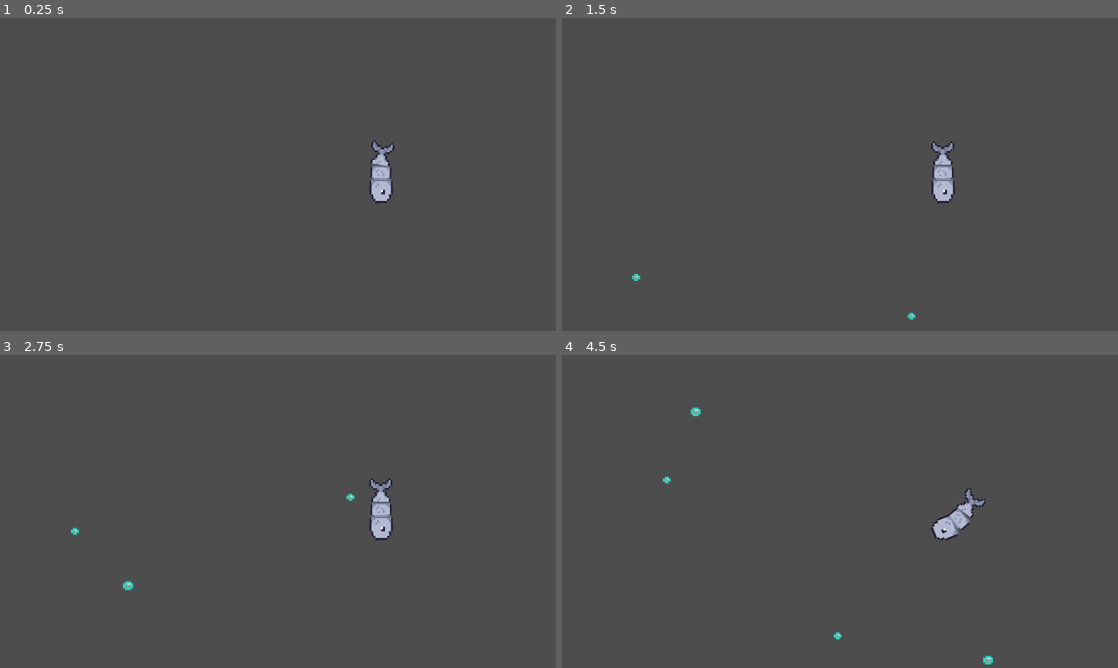
Above: before the commit, frames 1-4 (two rows, left to right).
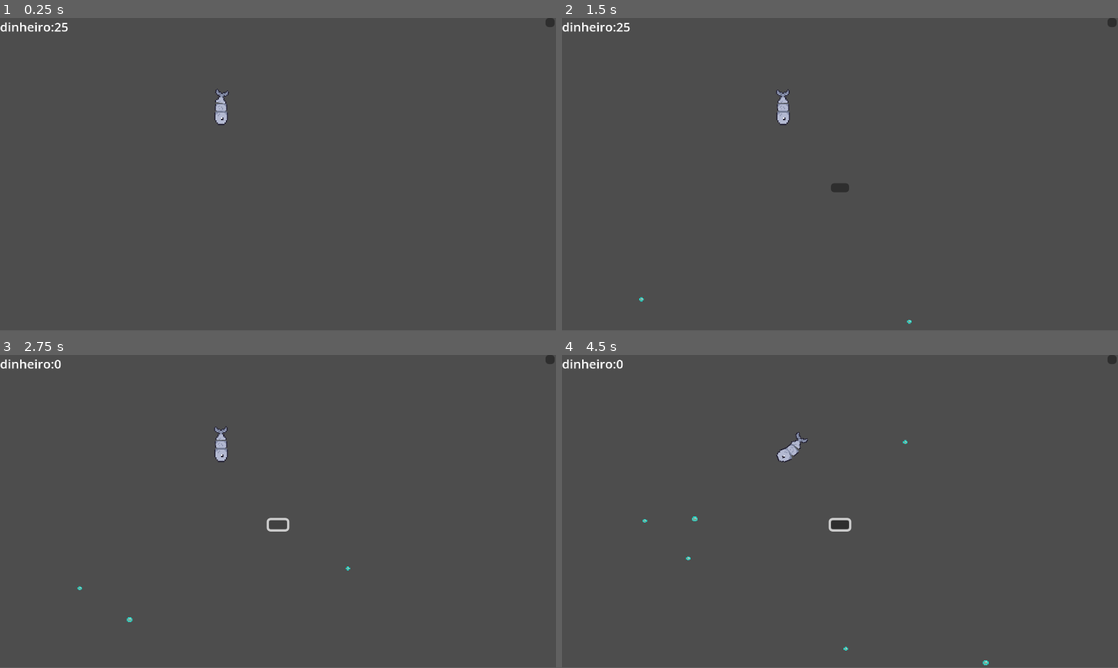
Above: after the commit, the same moments.

Repository: EduKMilke/projetos-aleat-rios
Game: Godot game, scene res://cenas/jogo.tscn
Same seed, same stepped clock (60 frames per second), same inputs: the game is played once before the commit and once after it. The engine's default icon, where the game draws it, is replaced by a stand-in: a white triangle on a blue panel in a dark square.
Inputs (mouse positions are in pixels of both pictures, inside the frame that each line leads up to):
- Up to frame 1 (0.25 s): no input
- Up to frame 2 (1.5 s): click (1112, 21) at 0.52 s; click (795, 149) at 1.27 s
- Up to frame 3 (2.75 s): click (278, 524) at 2.02 s
- Up to frame 4 (4.5 s): move the mouse to (634, 530) at 2.77 s; hold Right (ui_right) 2.78-3.53 s; click (634, 530) at 2.92 s; move the mouse to (873, 401) at 3.52 s; hold Left (ui_left) 3.53-4.28 s; click (873, 401) at 3.67 s; move the mouse to (689, 436) at 4.27 s; hold Right (ui_right) from 4.28 s (still down); click (689, 436) at 4.42 s
In our replay, the window is 800x450 before the commit and 800x449 after it. These sizes can differ from the game's own. Grey fills any space a smaller window leaves; there, only what the larger window draws over its background counts as a difference.

The runs differ from the first frame. In frame 1, 1.0% of the frame differs, in the area x 0-100%, y 0-60%; in frame 2, 1.2%; in frame 3, 1.2%; in frame 4, 1.4%, in the area x 0-100%, y 0-100%.

Commit message:
gacha em desenvolvimento

Diff:
--- a/whey/cenas/jogo.tscn
+++ b/whey/cenas/jogo.tscn
@@ -1,7 +1,8 @@
-[gd_scene load_steps=3 format=3 uid="uid://dxba4lcggh5o7"]
+[gd_scene load_steps=4 format=3 uid="uid://dxba4lcggh5o7"]
 
 [ext_resource type="PackedScene" uid="uid://bqcwdol1b2sh4" path="res://obj/peixe.tscn" id="2_2afjo"]
 [ext_resource type="PackedScene" uid="uid://c1tlvj7cngrf7" path="res://obj/gera_bolha.tscn" id="2_32vai"]
+[ext_resource type="PackedScene" uid="uid://coavfl2r4g620" path="res://obj/loja.tscn" id="3_1frua"]
 
 [node name="Jogo" type="Node2D"]
 
@@ -9,3 +10,5 @@
 position = Vector2(-1, 0)
 
 [node name="Node2D2" parent="." instance=ExtResource("2_32vai")]
+
+[node name="Node2D3" parent="." instance=ExtResource("3_1frua")]
--- /dev/null
+++ b/whey/obj/inventario.tscn
@@ -0,0 +1,49 @@
+[gd_scene load_steps=3 format=3 uid="uid://c8ip2ilj3b0ke"]
+
+[ext_resource type="Script" uid="uid://4cfy113q3plv" path="res://script/inventario.gd" id="1_smvdb"]
+[ext_resource type="Texture2D" uid="uid://y6s7gnbm20hw" path="res://icon.svg" id="2_bnejn"]
+
+[node name="Node2D" type="Node2D"]
+script = ExtResource("1_smvdb")
+
+[node name="Sprite2D" type="Sprite2D" parent="."]
+texture = ExtResource("2_bnejn")
+
+[node name="Sprite2D2" type="Sprite2D" parent="."]
+modulate = Color(0, 0, 0, 1)
+position = Vector2(-40, -7.999999)
+scale = Vector2(0.31249997, 0.3125)
+texture = ExtResource("2_bnejn")
+
+[node name="Sprite2D3" type="Sprite2D" parent="."]
+modulate = Color(0, 0, 0, 1)
+position = Vector2(7.6293945e-06, -8)
+scale = Vector2(0.3125, 0.3125)
+texture = ExtResource("2_bnejn")
+
+[node name="Sprite2D4" type="Sprite2D" parent="."]
+modulate = Color(0, 0, 0, 1)
+position = Vector2(40, -8)
+scale = Vector2(0.3125, 0.3125)
+texture = ExtResource("2_bnejn")
+
+[node name="Button" type="Button" parent="."]
+offset_left = -16.0
+offset_top = 32.0
+offset_right = 16.0
+offset_bottom = 40.0
+
+[node name="Button2" type="Button" parent="."]
+offset_left = 66.0
+offset_top = -4.0
+offset_right = 104.0
+offset_bottom = 5.0
+
+[node name="Button3" type="Button" parent="."]
+offset_left = -103.0
+offset_top = -5.0
+offset_right = -65.0
+offset_bottom = 4.0
+
+[connection signal="pressed" from="Button" to="." method="_on_button_pressed"]
+[connection signal="pressed" from="Button2" to="." method="_on_button_2_pressed"]
--- a/whey/obj/loja.tscn
+++ b/whey/obj/loja.tscn
@@ -1,7 +1,36 @@
-[gd_scene format=3 uid="uid://coavfl2r4g620"]
+[gd_scene load_steps=2 format=3 uid="uid://coavfl2r4g620"]
+
+[ext_resource type="Script" uid="uid://c1mdydmtnsafc" path="res://script/loja.gd" id="1_pap7e"]
 
 [node name="Node2D" type="Node2D"]
+script = ExtResource("1_pap7e")
 
-[node name="Button" type="Button" parent="."]
+[node name="inicio" type="Button" parent="."]
 offset_right = 8.0
 offset_bottom = 8.0
+
+[node name="Button2" type="Button" parent="."]
+offset_left = 128.0
+offset_top = 16.0
+offset_right = 192.0
+offset_bottom = 112.0
+pivot_offset = Vector2(32, 48)
+
+[node name="Button3" type="Button" parent="."]
+offset_left = 264.0
+offset_top = 16.0
+offset_right = 328.0
+offset_bottom = 112.0
+pivot_offset = Vector2(32, 48)
+
+[node name="Label" type="Label" parent="."]
+offset_left = 72.0
+offset_top = 8.0
+offset_right = 111.0
+offset_bottom = 31.0
+theme_override_font_sizes/font_size = 11
+text = "hjikh"
+
+[connection signal="pressed" from="inicio" to="." method="_on_button_pressed"]
+[connection signal="pressed" from="Button2" to="." method="_on_button_2_pressed"]
+[connection signal="pressed" from="Button3" to="." method="_on_button_3_pressed"]
--- /dev/null
+++ b/whey/obj/maquina.tscn
@@ -0,0 +1,16 @@
+[gd_scene load_steps=2 format=3 uid="uid://di7jtaucob547"]
+
+[ext_resource type="Script" uid="uid://buhhi0evudug5" path="res://script/maquina.gd" id="1_pokhh"]
+
+[node name="Node2D" type="Node2D"]
+script = ExtResource("1_pokhh")
+
+[node name="AnimatedSprite2D" type="AnimatedSprite2D" parent="."]
+
+[node name="Button" type="Button" parent="."]
+offset_left = -8.0
+offset_top = 8.0
+offset_right = 8.0
+offset_bottom = 16.0
+
+[connection signal="pressed" from="Button" to="." method="_on_button_pressed"]
--- a/whey/obj/peixe.tscn
+++ b/whey/obj/peixe.tscn
@@ -2,9 +2,9 @@
 
 [ext_resource type="Script" uid="uid://dxq0ttts2o60c" path="res://script/peixe.gd" id="1_5gys2"]
 [ext_resource type="Script" uid="uid://drrl1jctso6q6" path="res://script/cabeca.gd" id="1_evbt0"]
-[ext_resource type="Texture2D" uid="uid://dt0wv88ne68wc" path="res://assets/pexe/pexe1.png" id="3_c42tw"]
-[ext_resource type="Texture2D" uid="uid://dxt8egl8q6ht0" path="res://assets/pexe/pexe2.png" id="4_2i2fb"]
-[ext_resource type="Texture2D" uid="uid://r1evwwqb1hkj" path="res://assets/pexe/pexe3.png" id="5_f0iud"]
+[ext_resource type="Texture2D" uid="uid://dt0wv88ne68wc" path="res://assets/pexe/cabeças/pexe1.png" id="3_c42tw"]
+[ext_resource type="Texture2D" uid="uid://dxt8egl8q6ht0" path="res://assets/pexe/meio/pexe1.png" id="4_2i2fb"]
+[ext_resource type="Texture2D" uid="uid://r1evwwqb1hkj" path="res://assets/pexe/cauda/pexe1.png" id="5_f0iud"]
 
 [sub_resource type="RectangleShape2D" id="RectangleShape2D_b7efc"]
 size = Vector2(18, 16)
--- a/whey/project.godot
+++ b/whey/project.godot
@@ -15,6 +15,10 @@
 config/features=PackedStringArray("4.5", "Forward Plus")
 config/icon="res://icon.svg"
 
+[autoload]
+
+Global="*res://script/global.gd"
+
 [display]
 
 window/size/viewport_width=500
@@ -22,7 +26,7 @@
 window/size/transparent=true
 window/size/window_width_override=1152
 window/size/window_height_override=648
-window/stretch/scale=4.05
+window/stretch/scale=2.35
 window/per_pixel_transparency/allowed=true
 
 [input]
--- a/whey/script/bolha.gd
+++ b/whey/script/bolha.gd
@@ -29,4 +29,5 @@
 		queue_free()
 func _on_area_2d_input_event(_viewport: Node, event: InputEvent, _shape_idx: int) -> void:
 	if event is InputEventMouseButton:
+		Global.din+=1
 		queue_free()
--- /dev/null
+++ b/whey/script/global.gd
@@ -0,0 +1,17 @@
+extends Node
+var din:int=25
+
+var comum= [
+	[preload("res://icon.svg"), preload("res://icon.svg"),preload("res://icon.svg"),0],
+	[preload("res://assets/pexe/cabeças/pexe3.png"),preload("res://assets/pexe/meio/pexe3.png"),preload("res://assets/pexe/cauda/pexe3.png"),0]
+]
+
+var incomum = [
+	["res://assets/pexe/cabeças/pexe3.png","res://assets/pexe/meio/pexe3.png","res://assets/pexe/cauda/pexe3.png",0],
+]
+var raro = [
+	["res://assets/pexe/cabeças/pexe2.png","res://assets/pexe/meio/pexe2.png","res://assets/pexe/cauda/pexe2.png",0]
+]
+var lendario=[
+	[]
+]
--- /dev/null
+++ b/whey/script/inventario.gd
@@ -0,0 +1,50 @@
+extends Node2D
+
+@onready var ini=$Sprite2D2
+@onready var meio=$Sprite2D3
+@onready var fim=$Sprite2D4
+var linc=Global.comum.size()
+var lini=Global.incomum.size()
+var linr=Global.raro.size()
+var linl=Global.lendario.size()
+
+var col=Global.comum[0].size()
+var coli=Global.incomum[0].size()
+var colr=Global.raro[0].size()
+var coll=Global.lendario[0].size()
+
+var spr1=[null,null,null]
+var atur=null
+var tm=0
+func _ready() -> void:
+
+	ini.texture=Global.comum[0][0]
+	meio.texture= Global.comum[0][1]
+	fim.texture = Global.comum[0][2]
+	atur=Global.comum
+func _process(_delta: float) -> void:
+	pass
+
+
+func _on_button_pressed() -> void:
+	for i in range(linc):
+		if Global.comum[i-1][col-1]:
+			for a in range(col):
+				print(Global.comum[i-1][a])
+				if Global.comum[i-1][a] is int :
+					return
+				ini.texture=Global.comum[i-1][a]
+func _on_button_2_pressed() -> void:
+	tm+=1
+	if tm>linc and atur==Global.comum:
+		atur=Global.incomum
+		tm=0
+	elif tm>lini and atur==Global.incomum:
+		atur=Global.raro
+		tm=0
+	elif tm>linr and atur==Global.raro:
+		atur=Global.lendario
+		tm=0
+	elif tm>linl and atur==Global.lendario:
+		atur=Global.comum
+		tm=0
--- /dev/null
+++ b/whey/script/loja.gd
@@ -0,0 +1,54 @@
+extends Node2D
+var aparece =-1
+@onready var b_ini=$inicio
+@onready var b_compra=$Button2
+@onready var b_invt=$Button3
+@onready var l_din=$Label
+@onready var maquina = preload("res://obj/maquina.tscn")
+@onready var invent= preload("res://obj/inventario.tscn")
+var _imaq=null
+var _iinv=null
+func _ready() -> void:
+
+	b_compra.position.x=get_viewport_rect().size.x /2-70
+	b_invt.position.x=get_viewport_rect().size.x /2+10
+	b_compra.position.y=get_viewport_rect().size.y /4
+	b_invt.position.y=get_viewport_rect().size.y /4
+	l_din.position.x=0
+	l_din.position.y=0
+	b_ini.position.x=get_viewport_rect().size.x/1.02
+
+func _process(_delta: float) -> void:
+	if aparece==1:
+		b_compra.visible=true
+		b_invt.visible=true
+	else:
+		b_compra.visible=false
+		b_invt.visible=false
+
+	l_din.text="dinheiro:"+str(Global.din)
+	if aparece==1 and _imaq!=null:
+		_imaq.queue_free()
+
+	if aparece==1 and _iinv!=null:
+		_iinv.queue_free()
+func _on_button_pressed() -> void:
+	aparece*=-1
+func _on_button_2_pressed() -> void:
+	aparece_m()
+func _on_button_3_pressed() -> void:
+	aparece_i()
+func aparece_m()->void:
+	_imaq=maquina.instantiate()
+	aparece=-1
+	add_child(_imaq)
+
+	_imaq.position.x=get_viewport_rect().size.x/2
+	_imaq.position.y=get_viewport_rect().size.y/2
+func aparece_i()->void:
+	_iinv=invent.instantiate()
+	aparece=-1
+	add_child(_iinv)
+
+	_iinv.position.x=get_viewport_rect().size.x/2
+	_iinv.position.y=get_viewport_rect().size.y/2
--- /dev/null
+++ b/whey/script/maquina.gd
@@ -0,0 +1,25 @@
+extends Node2D
+
+@onready var comp=$Button
+var anum: int
+var col=0
+var lin=0
+func _ready() -> void:
+	pass
+
+func _process(_delta: float) -> void:
+	randomize()
+
+
+func _on_button_pressed() -> void:
+	if Global.din>=25:
+		Global.din-=25
+		anum=randi_range(0,100)
+		if anum<=40:
+			lin=Global.comum.size()
+			col=Global.comum[0].size()
+			Global.comum[randi_range(0,lin-1)][col-1]=0
+		elif anum <=75:
+			lin=Global.incomum.size()
+			col=Global.incomum[0].size()
+			Global.incomum[randi_range(0,lin-1)][col-1]=0
--- a/whey/script/peixe.gd
+++ b/whey/script/peixe.gd
@@ -3,7 +3,9 @@
 @onready var cab = $cabeca
 @onready var meio = $meio
 @onready var fim = $fim
-
+@onready var s_cab=$cabeca/Sprite2D
+var lin=Global.comum.size()
+var col=Global.comum[0].size()
 const dist := 10.0
 const desloc = 0.35
 
Renamed: whey/assets/pexe/pexe1.png -> whey/assets/pexe/cabeças/pexe1.png
Not shown, added: whey/assets/pexe/cabeças/pexe1.png.import
Binary file added: whey/assets/pexe/cabeças/pexe2.png
Not shown, changed: whey/assets/pexe/cabeças/pexe2.png.import
Binary file added: whey/assets/pexe/cabeças/pexe3.png
Not shown, added: whey/assets/pexe/cabeças/pexe3.png.import
Renamed: whey/assets/pexe/pexe3.png -> whey/assets/pexe/cauda/pexe1.png
Not shown, changed: whey/assets/pexe/cauda/pexe1.png.import
Binary file added: whey/assets/pexe/cauda/pexe2.png
Not shown, added: whey/assets/pexe/cauda/pexe2.png.import
Binary file added: whey/assets/pexe/cauda/pexe3.png
Not shown, added: whey/assets/pexe/cauda/pexe3.png.import
(and 10 more such lines)
